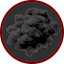
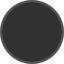
Two versions of the same layered image (64 × 64). Layer-by-layer changes:
hid "veiled", painted on it over (x1=2, y1=3, x2=62, y2=63)
painted on "circle" over (x1=0, y1=0, x2=64, y2=64)
